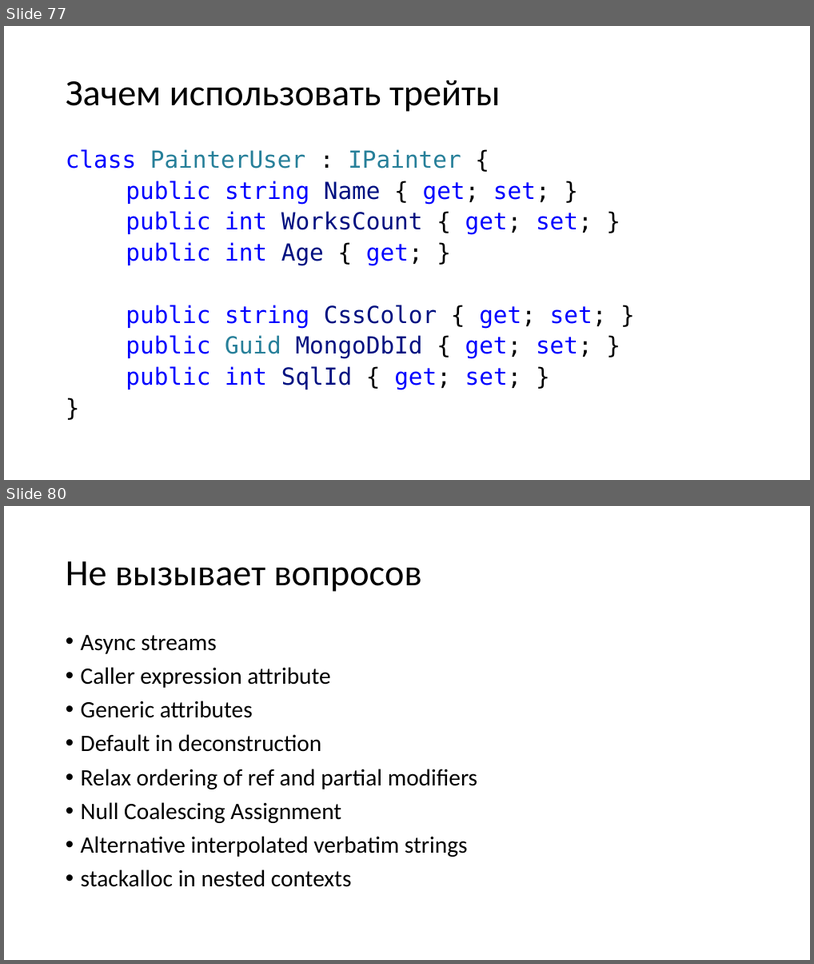
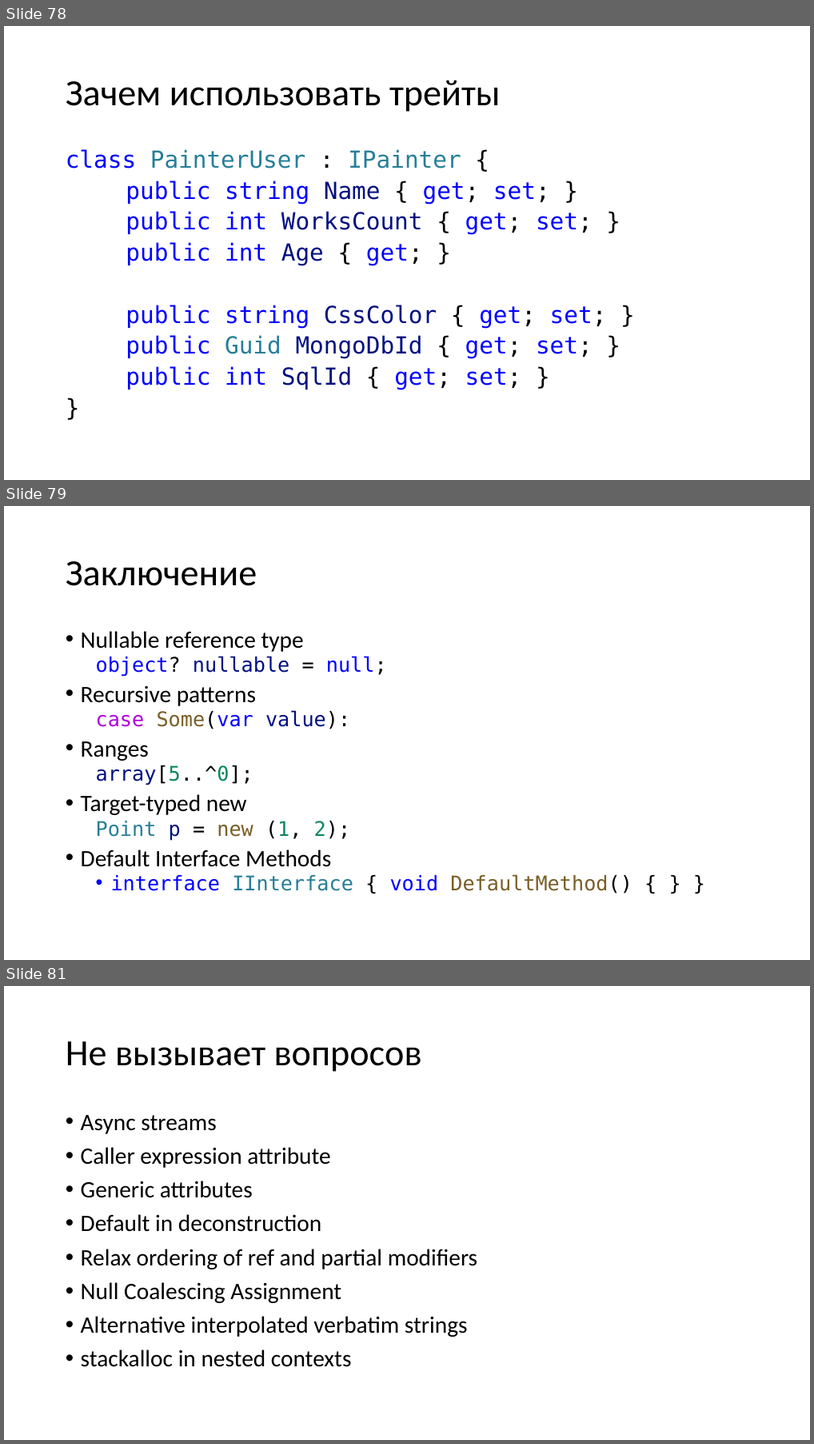
Before and after one commit to kugushev/presentations, a slide deck: Presentation.pptx. Shown one above the other, each under a label of ours: slides 77 and 80 before the commit, slides 78, 79 and 81 after it; the slides between them are not shown. The pictures are 814x964 and 814x1444 pixels, drawn with LibreOffice and Linux fonts; fonts in the diff are those of the drawing. Boxes give left, top, right and bottom in pixels: in the first picture for what was removed or moved away, otherwise in the second. Text is boxed around its words. In the diff, an @@ line names an element or a change of style, - is before the commit and + after.

```diff
--- a/Presentation.pptx
+++ b/Presentation.pptx
@@ slide 79 added at (x1=4, y1=506, x2=810, y2=960), background #FFFFFF @@
@@ title added at (x1=66, y1=561, x2=257, y2=586), 44 pt, text #000000 @@
+Заключение
@@ text added at (x1=81, y1=631, x2=633, y2=893), 24 pt, text #000000 @@
+• Nullable reference type
+  object? nullable = null;
+• Recursive patterns
+  case Some(var value):
+• Ranges
+  array[5..^0];
+• Target-typed new
+  Point p = new (1, 2);
+• Default Interface Methods
+  • interface IInterface { void DefaultMethod() { } }
@@ what was slide 77 is now slide 78 @@
@@ what was slide 80 is now slide 81 @@
```
Also in this commit, not shown: 3 slides changed, 1 other slide added, 1 slide removed.
